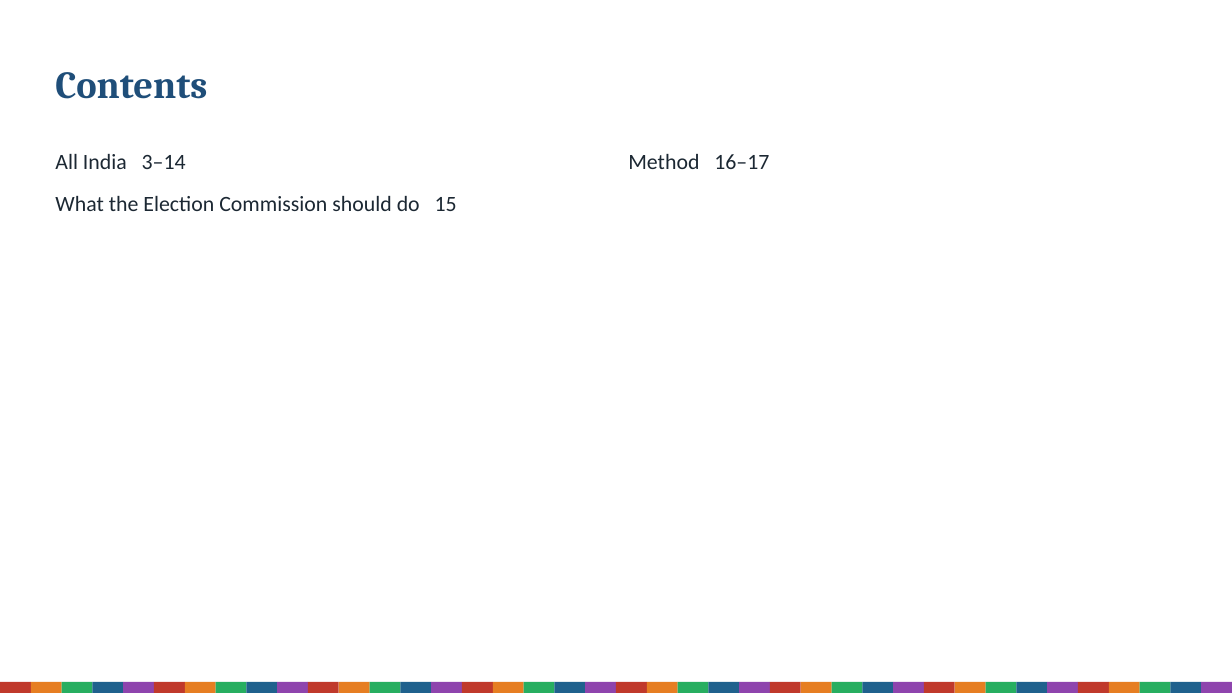
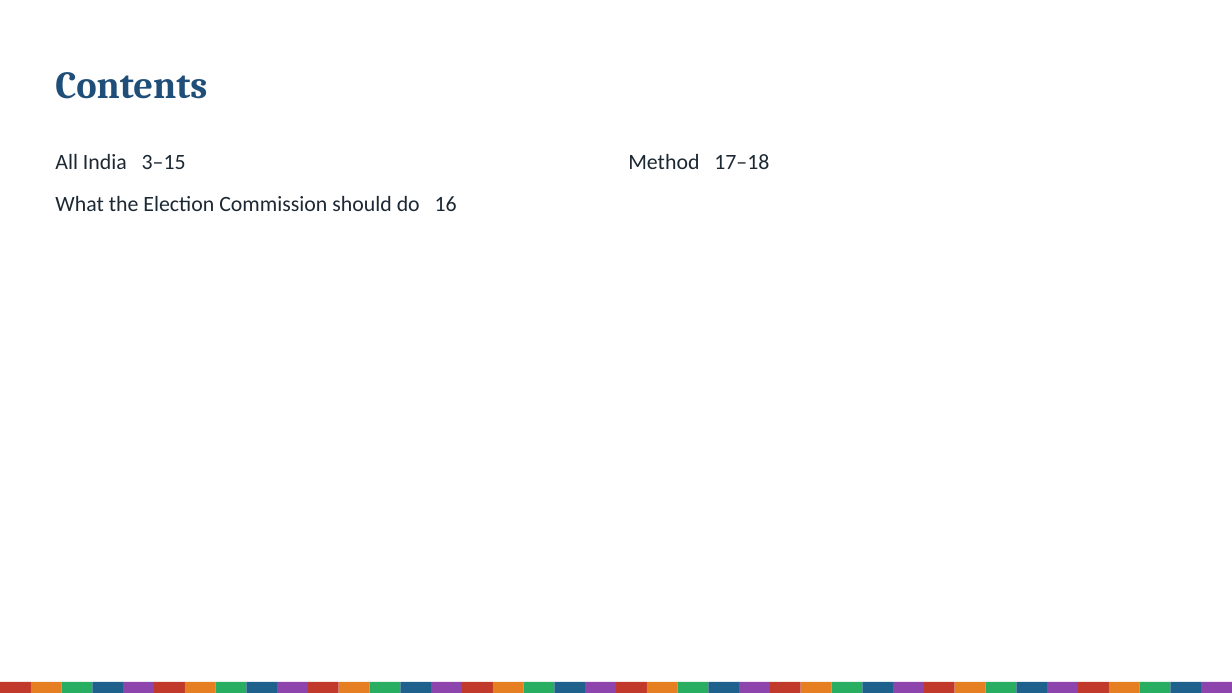
Before and after one commit to Varnasr/INDIA-DATA, a slide deck: slide 2 of reports/sir-india-deck.pptx. Drawn at 1232x693 pixels with LibreOffice and Linux fonts; fonts in the diff are those of the drawing. Boxes give left, top, right and bottom in pixels: in the first picture for what was removed or moved away, otherwise in the second. Text is boxed around its words. In the diff, an @@ line names an element or a change of style, - is before the commit and + after.

```diff
--- a/reports/sir-india-deck.pptx
+++ b/reports/sir-india-deck.pptx
@@ text at bbox=[55, 154, 457, 211]: text changed @@
-All India 3–14
-What the Election Commission should do 15
+All India 3–15
+What the Election Commission should do 16
@@ text at bbox=[628, 154, 769, 169]: text changed @@
-Method 16–17
+Method 17–18
```
Also in this commit, not shown: 14 other slides changed, 1 slide added, 9 other files.
